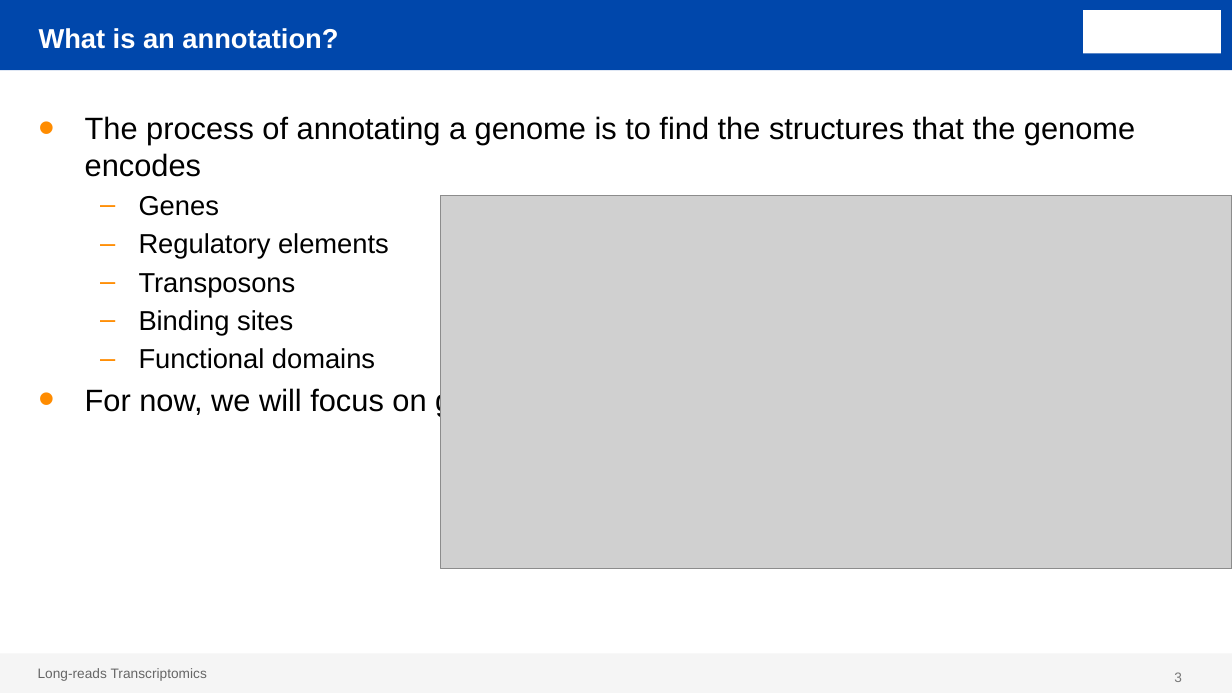
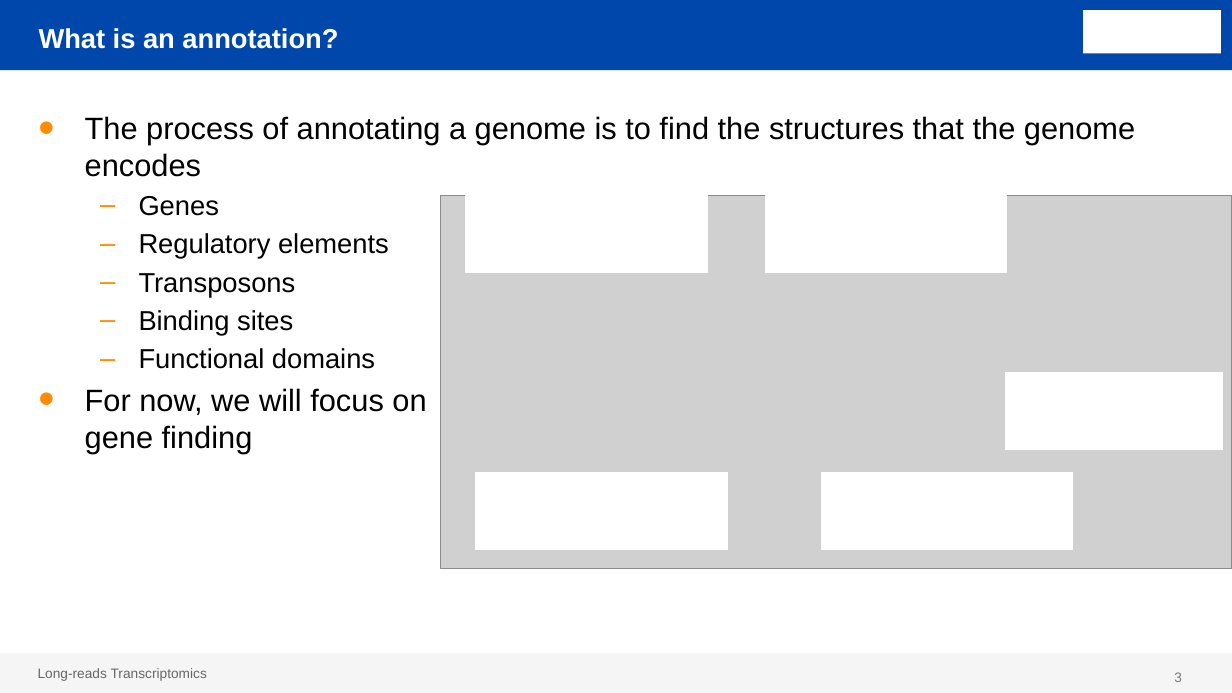
Before and after one commit to ConesaLab/VALT_Summer_Course, a slide deck: slide 3 of theory/day2/SQANTI_evidence.pptx. Drawn at 1232x693 pixels with LibreOffice and Linux fonts; fonts in the diff are those of the drawing; grey boxes stand for pictures; background and template pictures are left out. Boxes give left, top, right and bottom in pixels: in the first picture for what was removed or moved away, otherwise in the second. Text is boxed around its words. In the diff, an @@ line names an element or a change of style, - is before the commit and + after.

```diff
--- a/theory/day2/SQANTI_evidence.pptx
+++ b/theory/day2/SQANTI_evidence.pptx
@@ text "The process of annotating a ..." rewrapped from (85,116,1135,416) to (85,116,1135,453) @@
@@ rectangle added at (466,196,706,272), fill #FFFFFF, outline #FFFFFF 1 pt @@
@@ rectangle added at (766,196,1007,272), fill #FFFFFF, outline #FFFFFF 1 pt @@
@@ rectangle added at (1007,373,1222,450), fill #FFFFFF, outline #FFFFFF 1 pt @@
@@ rectangle added at (476,473,727,549), fill #FFFFFF, outline #FFFFFF 1 pt @@
@@ rectangle added at (822,473,1073,549), fill #FFFFFF, outline #FFFFFF 1 pt @@
```
Also in this commit, not shown: 17 other slides changed, 38 slides added, 3 slides removed, 4 other files.
